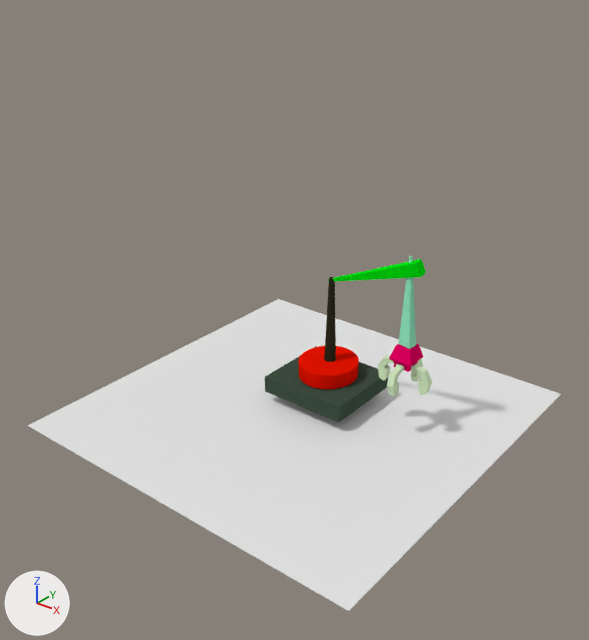
Before and after pictures for a commit that changed the Blender file blender/manipulator.blend.
Rendered twice from a camera (50 mm lens) standing at (33.1, -42.4, 33.7) and looking at (1.0, -2.3, 8.8). The lights are fixed; the arrows at lower left show +X, +Y and +Z.

The older version as bpy lines, for what is in view:
```python
me_arm_1 = bpy.data.meshes.new('Arm_1')
me_arm_1.from_pydata(...)  # a 32-sided cut cone along z (radius 0.46 at the low end, 0.21 at the high end) spanning x -0.46..0.46, y -0.46..0.46, z -3.58..3.58
me_arm_1.materials.append(mat_material_006)  # dark yellow #2c2c1d
me_arm_2 = bpy.data.meshes.new('Arm_2')
me_arm_2.from_pydata([(-0.41, 0.15, 0.03), (7.08, -0.21, 3.31), (-0.42, 0.27, 0.05), (7.04, 0.49, 3.41), (-0.34, 0.17, -0.14), (7.45, -0.04, 2.36), (-0.35, 0.3, -0.12), (7.41, 0.65, 2.46)], [], [(2, 0, 4, 6), (7, 5, 1, 3), (0, 2, 3, 1), (2, 6, 7, 3), (6, 4, 5, 7), (4, 0, 1, 5)])
me_arm_2.materials.append(mat_material_009)  # green #00e70f
me_arm_3 = bpy.data.meshes.new('Arm_3')
me_arm_3.from_pydata([(-0.38, 0.2, 0.28), (0.19, -0.2, -6.34), (-0.36, 0.32, 0.28), (0.31, 0.5, -6.34), (-0.56, 0.23, 0.28), (-0.82, -0.04, -6.35), (-0.54, 0.35, 0.28), (-0.71, 0.66, -6.36)], [], [(2, 0, 4, 6), (7, 5, 1, 3), (0, 2, 3, 1), (2, 6, 7, 3), (6, 4, 5, 7), (4, 0, 1, 5)])
me_arm_3.materials.append(mat_material_001)  # green #90e7bf
ob_arm_1 = bpy.data.objects.new('Arm_1', me_arm_1)
ob_arm_1.location = (0.62, 2.55, 6.7)
ob_arm_2 = bpy.data.objects.new('Arm_2', me_arm_2)
ob_arm_2.parent = ob_arm_1
ob_arm_2.matrix_parent_inverse = Matrix(((1.0, 0.0, 0.0, -0.623), (0.0, 1.0, 0.0, -2.552), (0.0, 0.0, 1.0, -6.702), (0.0, 0.0, 0.0, 1.0)))
ob_arm_2.location = (0.717, 2.35, 10.07)
ob_arm_3 = bpy.data.objects.new('Arm_3', me_arm_3)
ob_arm_3.parent = ob_arm_2
ob_arm_3.matrix_parent_inverse = Matrix(((1.0, 0.0, 0.0, -0.717), (0.0, 1.0, 0.0, -2.35), (0.0, 0.0, 1.0, -10.07), (0.0, 0.0, 0.0, 1.0)))
ob_arm_3.location = (7.563, 2.304, 13.3)
# also in view: 'Arm_0' at (0.6, 2.4, 2.9); 'Plane1' at (0.0, 0.0, 0.0); 'stoika' at (0.5, 2.3, 1.6)
```
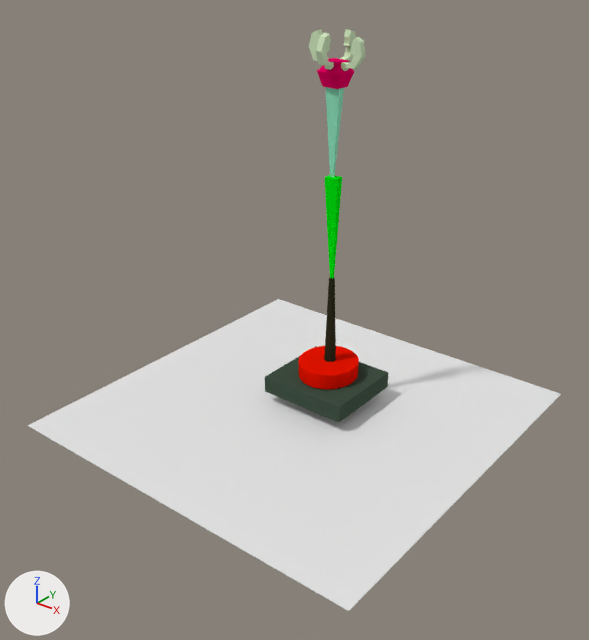
The change, as a diff of the scene's bpy script:
```diff
--- a/blender/manipulator.blend.py
+++ b/blender/manipulator.blend.py
@@ ob_arm_2 @@
 ob_arm_2.location = (0.717, 2.35, 10.07)
+ob_arm_2.rotation_euler = (0.0, -1.213, 0.0)  # degrees (0, -69, 0)
@@ ob_arm_3 @@
 ob_arm_3.matrix_parent_inverse = Matrix(((1.0, 0.0, 0.0, -0.717), (0.0, 1.0, 0.0, -2.35), (0.0, 0.0, 1.0, -10.07), (0.0, 0.0, 0.0, 1.0)))
-ob_arm_3.location = (7.563, 2.304, 13.3)
+ob_arm_3.location = (7.563, 2.304, 13.4)
+ob_arm_3.rotation_euler = (0.0, -1.884, 0.0)  # degrees (0, -108, 0)
```

Pixel boxes (x1, y1, x2, y2) of what changed, in the pictures (589 x 640 px):
'Arm_2', turned
    before: (328, 259, 426, 282)
    after: (325, 175, 342, 279)
'Arm_3', turned, moved
    before: (398, 256, 416, 349)
    after: (325, 87, 344, 177)
'Hand_0', turned, moved
    before: (389, 344, 424, 372)
    after: (317, 58, 355, 89)
'finger_4', turned, moved
    before: (387, 364, 404, 396)
    after: (316, 33, 334, 70)
'finger_1', turned, moved
    before: (378, 355, 394, 381)
    after: (341, 37, 365, 71)
'finger_2', turned, moved
    before: (411, 363, 432, 395)
    after: (308, 30, 329, 66)
'finger_3', turned, moved
    before: (411, 358, 423, 382)
    after: (340, 29, 356, 61)
